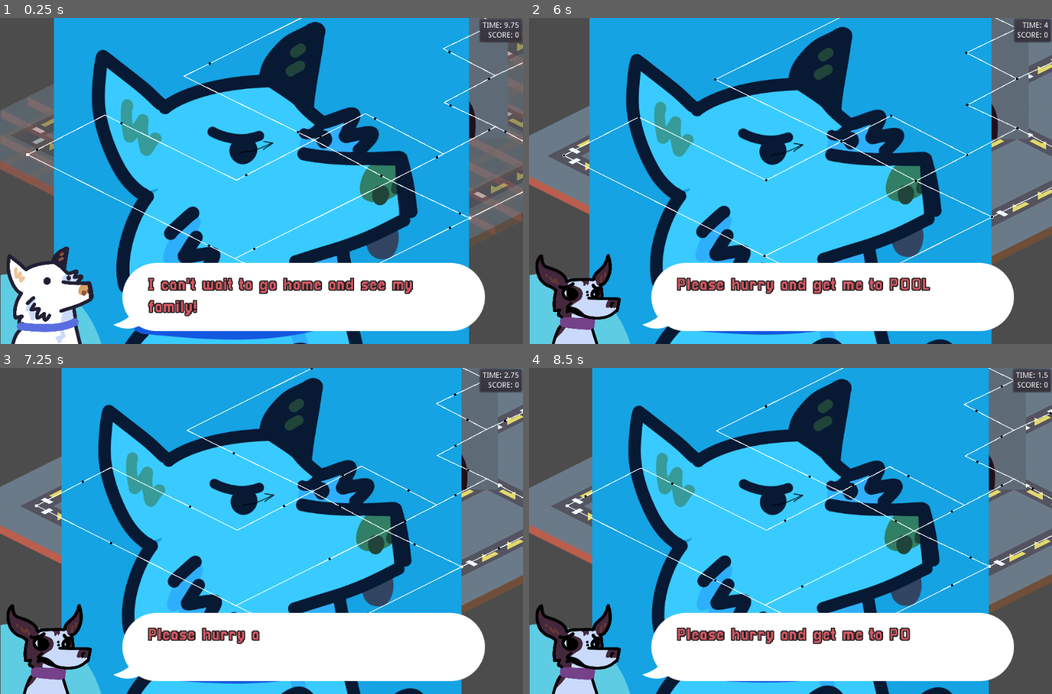
Above: before the commit, frames 1-4 (two rows, left to right).
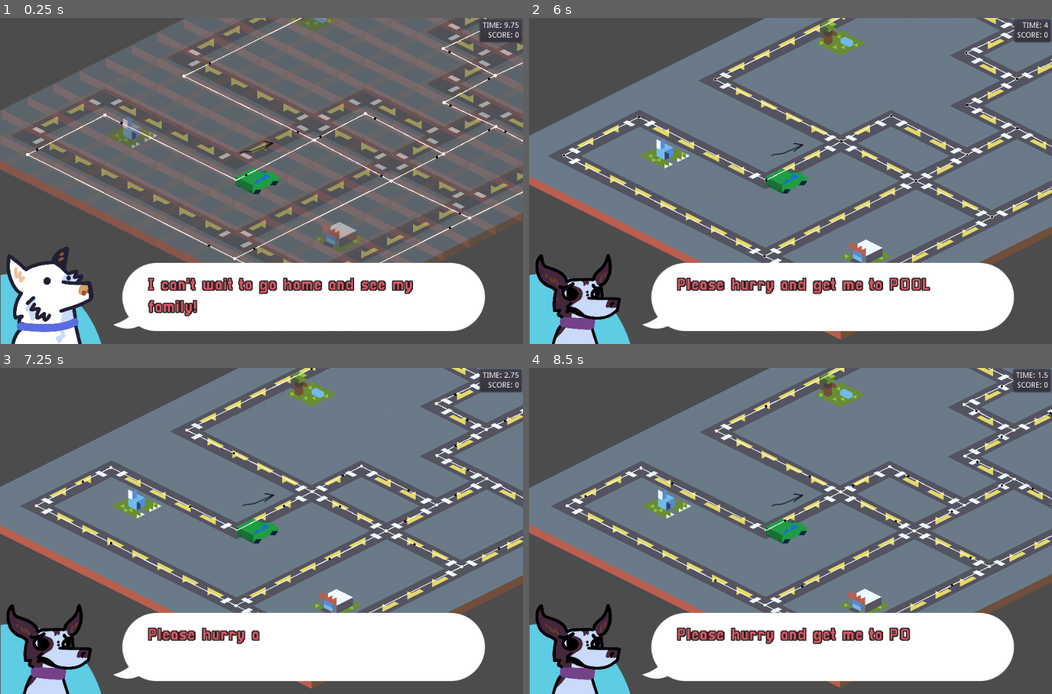
Above: after the commit, the same moments.

Repository: DevinPentecost/gmtkjam-2019
Game: Godot game, scene res://scenes/test/car_test.tscn
Same seed, same stepped clock (60 frames per second), same inputs: the game is played once before the commit and once after it. This scene is started directly instead of the project's main scene.
Inputs (mouse positions are in pixels of both pictures, inside the frame that each line leads up to):
- Up to frame 1 (0.25 s): no input
- Up to frame 2 (6 s): tap Enter at 0.5 s; move the mouse to (1025, 24) at 0.52 s; hold Right (player_turn_right) 0.53-1.28 s; hold Up (player_turn_straight) 0.53-1.28 s; click (1025, 24) at 0.67 s; move the mouse to (973, 50) at 1.27 s; hold Left (player_turn_left) 1.28-2.03 s; tap Up (player_turn_straight) every 1.5 s from 1.35 to 5.85 s; click (973, 50) at 1.42 s; move the mouse to (1020, 76) at 2.02 s; hold Up (player_turn_straight) 2.03-2.78 s; hold Right (player_turn_right) 2.03-3.53 s; click (1020, 76) at 2.17 s; move the mouse to (1020, 128) at 2.77 s; click (1020, 128) at 2.92 s; move the mouse to (968, 154) at 3.52 s; hold Up (player_turn_straight) 3.53-4.28 s; hold Left (player_turn_left) 3.53-5.78 s; click (968, 154) at 3.67 s; move the mouse to (889, 115) at 4.27 s; click (889, 115) at 4.42 s; move the mouse to (842, 141) at 5.02 s; hold Up (player_turn_straight) 5.03-5.78 s; click (842, 141) at 5.17 s; move the mouse to (916, 181) at 5.77 s; hold Right (player_turn_right) from 5.78 s (still down); click (916, 181) at 5.92 s
- Up to frame 3 (7.25 s): keep holding Right (player_turn_right); move the mouse to (460, 566) at 6.52 s; hold Up (player_turn_straight) from 6.53 s (still down); click (460, 566) at 6.67 s
- Up to frame 4 (8.5 s): move the mouse to (842, 641) at 7.27 s; release Up (player_turn_straight) at 7.28 s; tap Up (player_turn_straight) at 7.35 s; click (842, 641) at 7.42 s; move the mouse to (764, 605) at 8.02 s; release Right (player_turn_right) at 8.03 s; hold Left (player_turn_left) from 8.03 s (still down); hold Up (player_turn_straight) from 8.03 s (still down); click (764, 605) at 8.17 s

The runs differ from the first frame. In frame 1, 65% of the frame differs, in the area x 10-98%, y 0-100%; in frame 2, 62%; in frame 3, 62%; in frame 4, 62%.
Error in both runs: Invalid get index 'global_position' (on base: 'Nil'). (res://objects/car/Car.gd:36)

Commit message:
Change player sprite

Diff:
--- a/project/objects/car/Car.tscn
+++ b/project/objects/car/Car.tscn
@@ -1,7 +1,8 @@
-[gd_scene load_steps=4 format=2]
+[gd_scene load_steps=5 format=2]
 
 [ext_resource path="res://objects/car/Car.gd" type="Script" id=1]
-[ext_resource path="res://icon.png" type="Texture" id=2]
+[ext_resource path="res://objects/car/player_ne.png" type="Texture" id=2]
+[ext_resource path="res://icon.png" type="Texture" id=3]
 
 [sub_resource type="RectangleShape2D" id=1]
 
@@ -15,6 +16,7 @@
 
 [node name="Sprite" type="Sprite" parent="."]
 self_modulate = Color( 1, 0.52549, 0.52549, 1 )
+scale = Vector2( 0.5, 0.5 )
 texture = ExtResource( 2 )
 
 [node name="LeftBlinker" type="Sprite" parent="Sprite"]
Not shown: 1 places in project/objects/car/Car.tscn that only renumber resources
Binary file added: project/objects/car/player_ne.png
Not shown, added: project/objects/car/player_ne.png.import
Binary file added: project/objects/car/player_nw.png
Not shown, added: project/objects/car/player_nw.png.import
Binary file added: project/objects/car/player_se.png
Not shown, added: project/objects/car/player_se.png.import
Binary file added: project/objects/car/player_sw.png
Not shown, added: project/objects/car/player_sw.png.import
